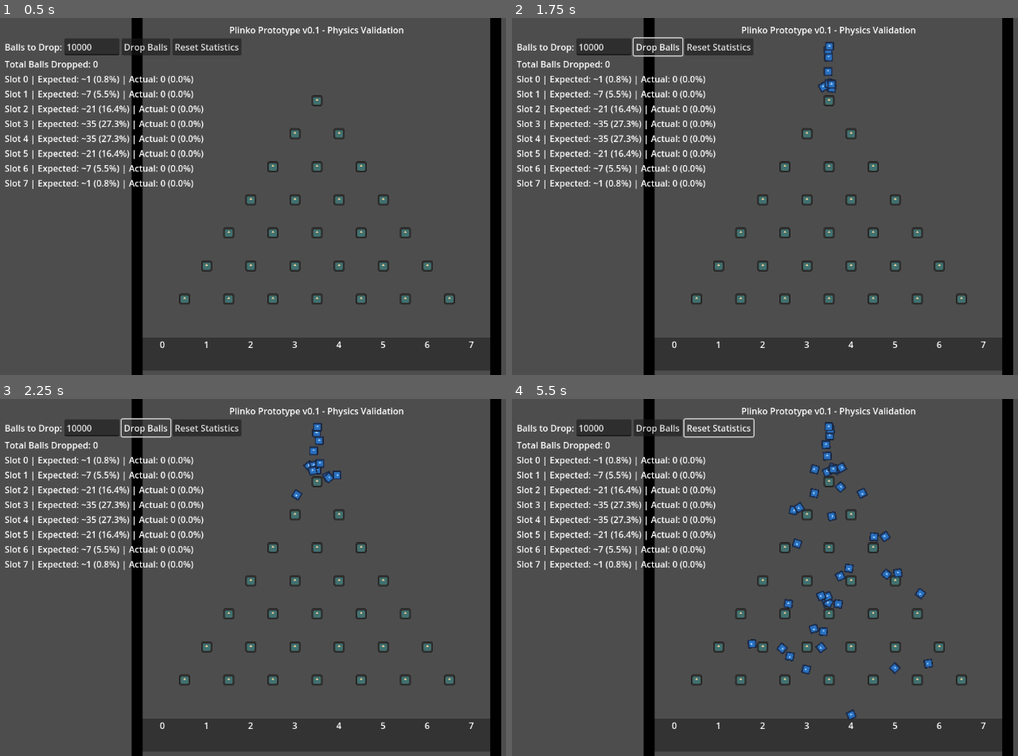
Above: before the commit, frames 1-4 (two rows, left to right).
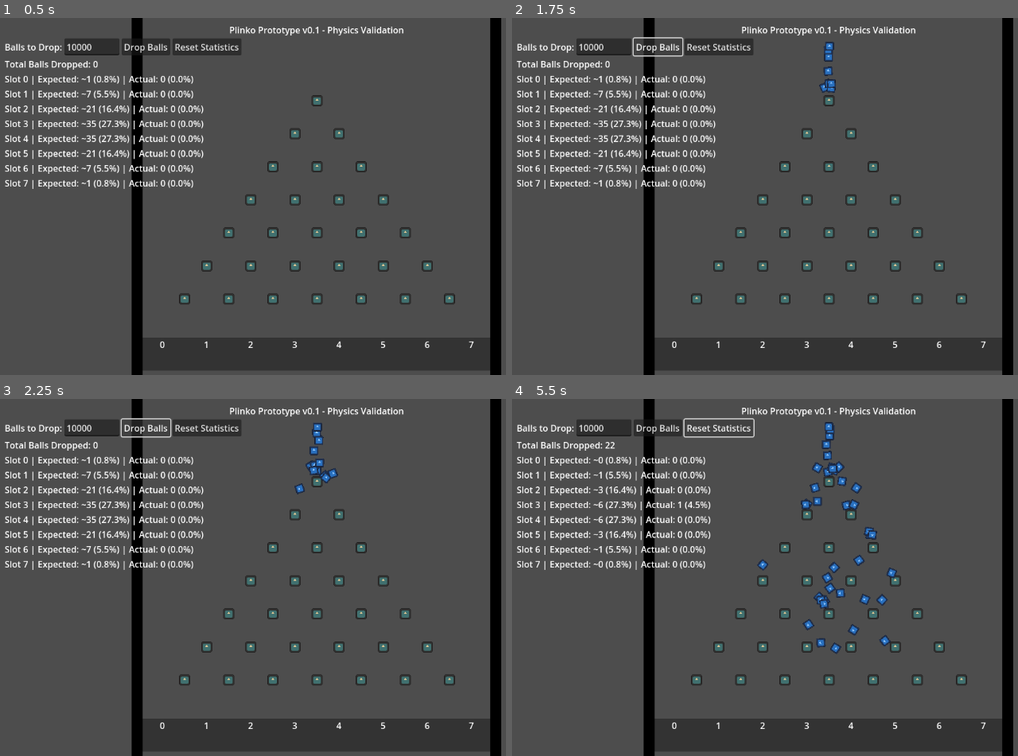
Above: after the commit, the same moments.

Repository: ifreuds/project_plinko
Game: Godot game, scene res://main.tscn
Two runs of this game, one before a commit and one after it. Both use one fixed random seed, a clock stepped at 60 frames per second and the inputs below. The engine's default icon, where the game draws it, is replaced by a stand-in: a white triangle on a blue panel in a dark square.
Inputs:
- Up to frame 1 (0.5 s): no input
- Up to frame 2 (1.75 s): click "Drop Balls" at 0.5 s; click "Drop Balls" at 1.25 s
- Up to frame 3 (2.25 s): click "Drop Balls" at 2 s
- Up to frame 4 (5.5 s): click "Reset Statistics" at 2.75 s

Frame 1 is identical in both runs. In frame 2, less than 0.1% of the frame differs, in the area x 60-65%, y 10-21%; in frame 3, 0.3%; in frame 4, 3.5%, in the area x 16-84%, y 8-90%.

Commit message:
Micro-adjustment: compress distribution slightly toward center
Current result: 19,42,93,123,118,84,33,20 (532 balls)
- Bell curve shape: ✓ CORRECT
- Middle slots (2,3,4,5): ✓ Very close to expected
- Edge slots (0,7): Still 4-5x higher than expected (3.6% vs 0.8%)
- Center slots (3,4): Slightly low (45% vs 54% expected)

Tiny adjustments to reduce edge spread:
- linear_damp: 1.0 → 1.1 (10% more damping)
- initial velocity: ±20 → ±18 px/s (10% less spread)

Goal: Push more balls from edges toward center without breaking bell curve

🤖 Generated with [Claude Code](https://claude.com/claude-code)

Co-Authored-By: Claude <noreply@anthropic.com>

Diff:
--- a/ball.gd
+++ b/ball.gd
@@ -5,8 +5,8 @@
 
 func _ready():
 	# Add controlled random horizontal velocity
-	# ±20 px/s: slightly wider than ±15 to help spread, not too wide to skip pins
-	var random_velocity = randf_range(-20.0, 20.0)
+	# ±18 px/s: slight reduction from ±20 to reduce edge spread
+	var random_velocity = randf_range(-18.0, 18.0)
 	linear_velocity = Vector2(random_velocity, 0)
 
 	# Small rotation adds natural variation
--- a/ball.tscn
+++ b/ball.tscn
@@ -14,7 +14,7 @@
 collision_mask = 2
 physics_material_override = SubResource("PhysicsMaterial_ktgx5")
 gravity_scale = 0.5
-linear_damp = 1.0
+linear_damp = 1.1
 angular_damp = 2.0
 script = ExtResource("1_ball")
 
